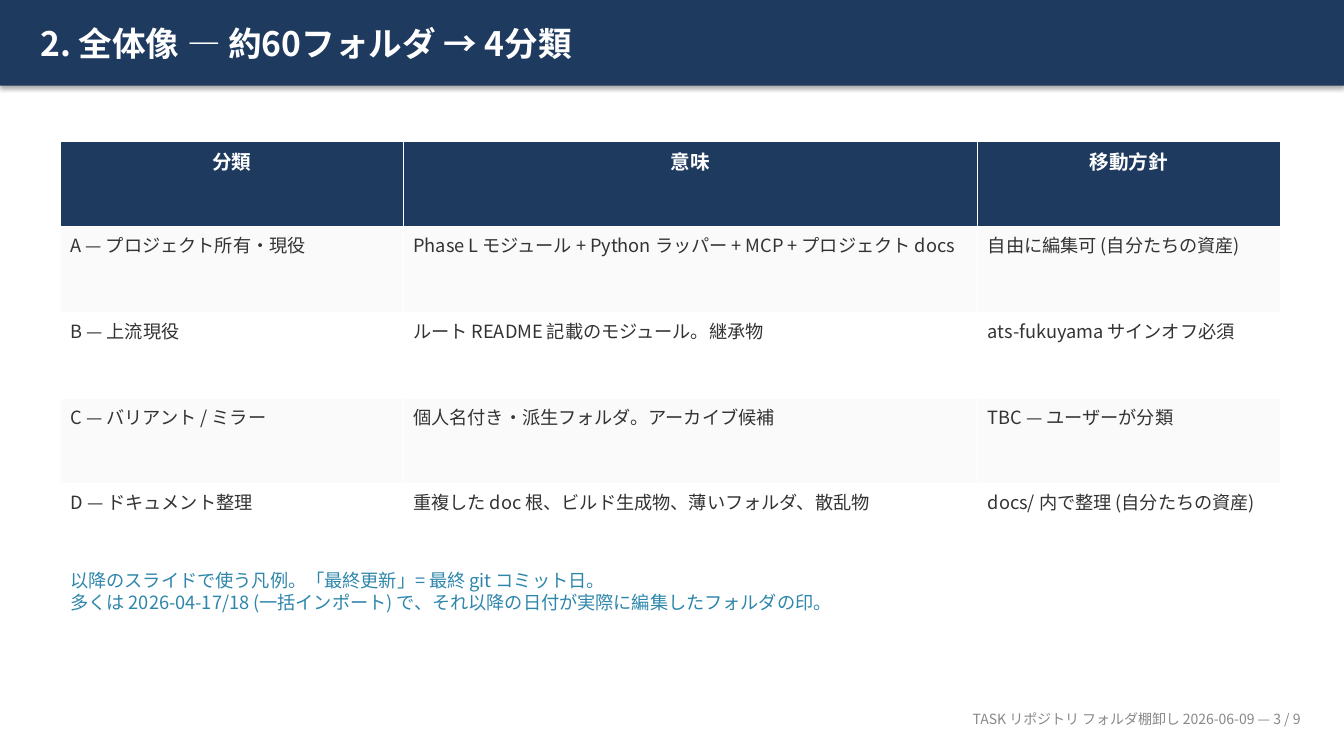
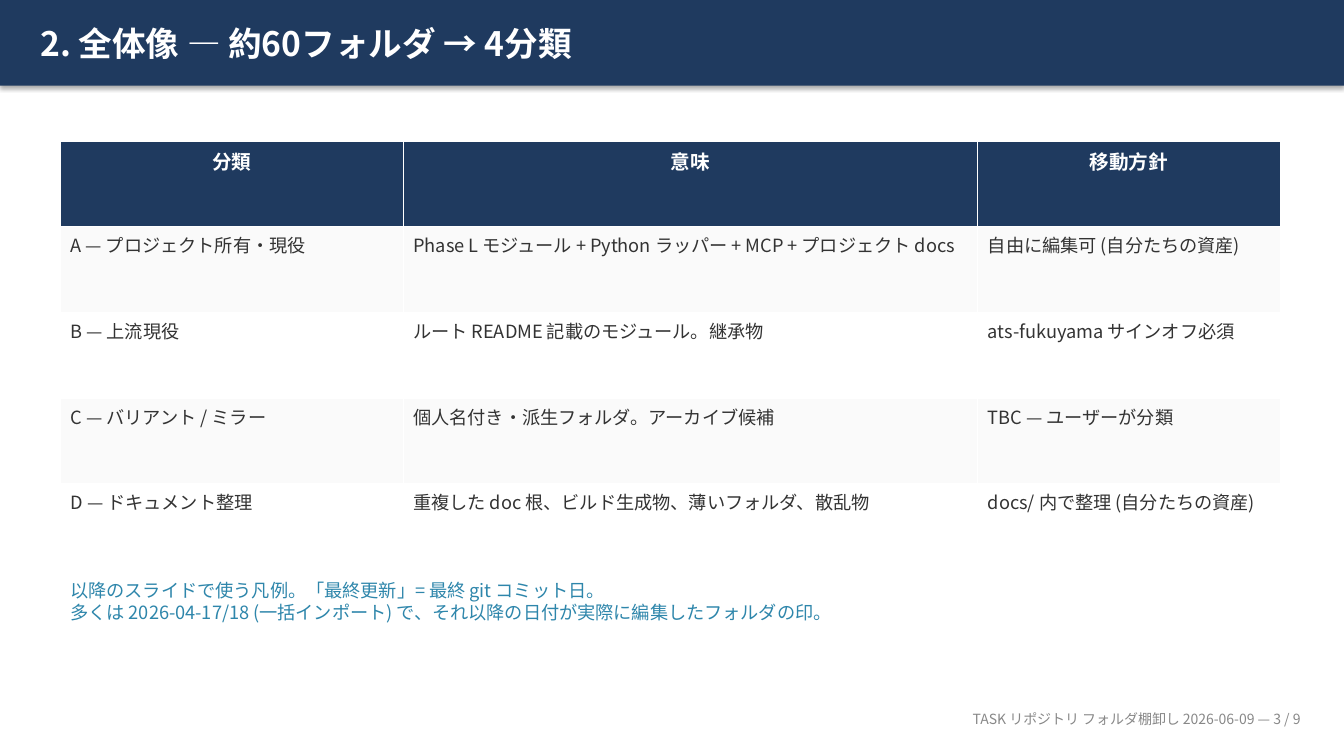
Before and after one commit to k-yoshimi/task, a slide deck: slide 3 of docs/slides/2026-06-09-task-folder-inventory.pptx. Drawn at 1344x756 pixels with LibreOffice and Linux fonts; fonts in the diff are those of the drawing. Boxes give left, top, right and bottom in pixels: in the first picture for what was removed or moved away, otherwise in the second. Text is boxed around its words. In the diff, an @@ line names an element or a change of style, - is before the commit and + after.

```diff
--- a/docs/slides/2026-06-09-task-folder-inventory.pptx
+++ b/docs/slides/2026-06-09-task-folder-inventory.pptx
@@ text "以降のスライドで使う凡例。「最終更新」= 最終 git コミット日。": place and size @@
-text "以降のスライドで使う凡例。「最終更新」= 最終 git コミット日。" at bbox=[70, 571, 832, 613]
+text "以降のスライドで使う凡例。「最終更新」= 最終 git コミット日。" at bbox=[70, 581, 832, 623]
```
Also in this commit, not shown: 1 other slide changed, 2 other files.
